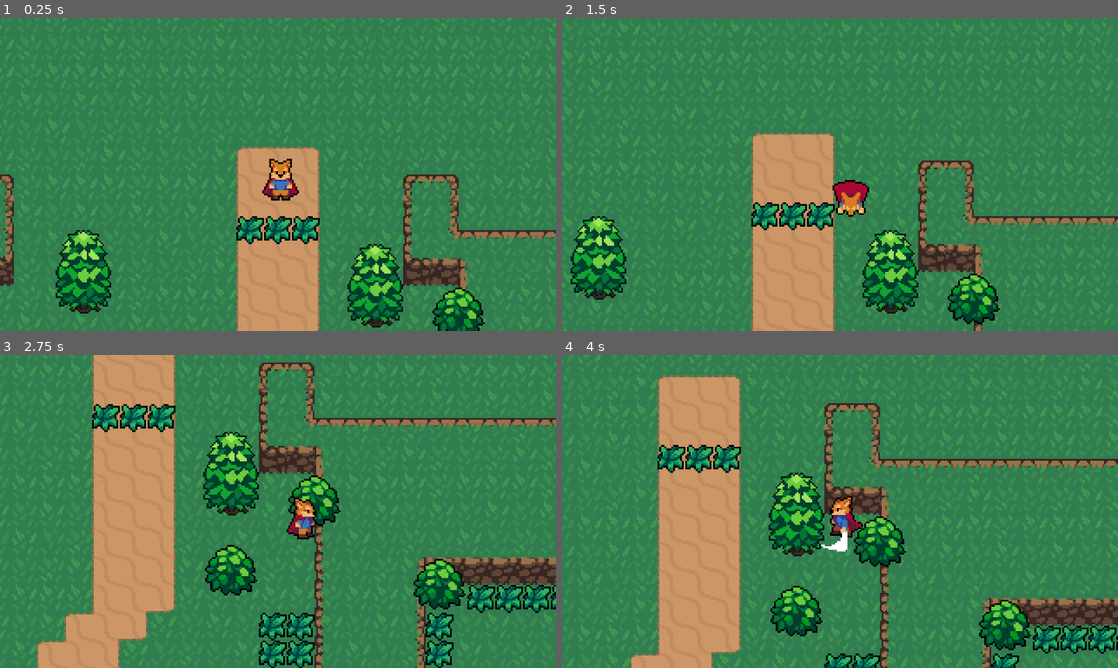
Above: before the commit, frames 1-4 (two rows, left to right).
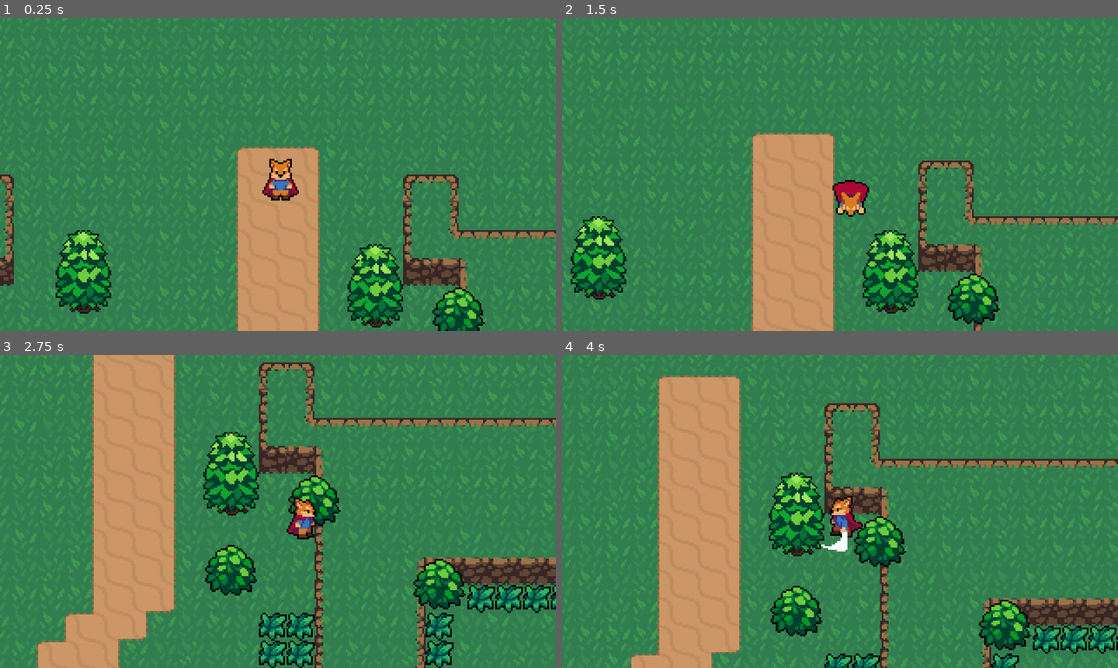
Above: after the commit, the same moments.

Repository: aryanscodingden/BladeBound
Game: Godot game, scene res://world.tscn
The game is run twice, just before and just after one commit, with the same random seed, the same clock (stepped at 60 frames per second) and the same inputs.
Inputs:
- Up to frame 1 (0.25 s): no input
- Up to frame 2 (1.5 s): tap Enter at 0.5 s; hold D (move_right) 0.53-1.28 s; tap J (attack) at 0.6 s; hold S (move_down) from 1.28 s (still down); tap K (roll) at 1.35 s
- Up to frame 3 (2.75 s): release S (move_down) at 2.03 s; hold D (move_right) from 2.03 s (still down); tap Alt at 2.1 s
- Up to frame 4 (4 s): release D (move_right) at 2.78 s; hold W (move_up) 2.78-3.53 s; tap Shift at 2.85 s; hold A (move_left) from 3.53 s (still down); tap J (attack) at 3.6 s

The runs differ from the first frame. In frame 1, 1.0% of the frame differs, in the area x 42-58%, y 63-73%; in frame 2, 1.0%; in frame 3, 1.1%, in the area x 16-32%, y 15-25%; in frame 4, 1.1%.

Commit message:
New bat enemy created\

Diff:
--- /dev/null
+++ b/enemies/bat_enemy.gd
@@ -0,0 +1,11 @@
+extends CharacterBody2D
+
+@onready var sprite_2d: Sprite2D = $Sprite2D
+@onready var animation_tree: AnimationTree = $AnimationTree
+@onready var playback = animation_tree.get("parameters/StateMachine/playback") as AnimationNodeStateMachinePlayback
+
+func _physics_process(delta: float) -> void:
+	var state = playback.get_current_node()
+	match state:
+		"Idle": pass
+		"Chase": pass
--- /dev/null
+++ b/enemies/bat_enemy.tscn
@@ -0,0 +1,104 @@
+[gd_scene load_steps=15 format=3 uid="uid://colrmviavkp8y"]
+
+[ext_resource type="Script" uid="uid://bjvl0vyastnh8" path="res://enemies/bat_enemy.gd" id="1_5gx0a"]
+[ext_resource type="Texture2D" uid="uid://1aoe5e3ooxml" path="res://enemies/bat.png" id="1_e7gs6"]
+[ext_resource type="Texture2D" uid="uid://cuq66us1fgsog" path="res://shadows/small_shadow.png" id="2_5gx0a"]
+
+[sub_resource type="CircleShape2D" id="CircleShape2D_erta8"]
+radius = 5.0
+
+[sub_resource type="Animation" id="Animation_5gx0a"]
+length = 0.001
+tracks/0/type = "value"
+tracks/0/imported = false
+tracks/0/enabled = true
+tracks/0/path = NodePath("../Sprite2D:frame")
+tracks/0/interp = 1
+tracks/0/loop_wrap = true
+tracks/0/keys = {
+"times": PackedFloat32Array(0),
+"transitions": PackedFloat32Array(1),
+"update": 1,
+"values": [0]
+}
+
+[sub_resource type="Animation" id="Animation_e7gs6"]
+resource_name = "fly"
+length = 0.5
+loop_mode = 1
+step = 0.1
+tracks/0/type = "value"
+tracks/0/imported = false
+tracks/0/enabled = true
+tracks/0/path = NodePath("../Sprite2D:frame")
+tracks/0/interp = 1
+tracks/0/loop_wrap = true
+tracks/0/keys = {
+"times": PackedFloat32Array(0, 0.1, 0.2, 0.3, 0.4),
+"transitions": PackedFloat32Array(1, 1, 1, 1, 1),
+"update": 1,
+"values": [0, 1, 2, 3, 4]
+}
+
+[sub_resource type="AnimationLibrary" id="AnimationLibrary_grp10"]
+_data = {
+&"RESET": SubResource("Animation_5gx0a"),
+&"fly": SubResource("Animation_e7gs6")
+}
+
+[sub_resource type="AnimationNodeAnimation" id="AnimationNodeAnimation_5gx0a"]
+animation = &"fly"
+
+[sub_resource type="AnimationNodeAnimation" id="AnimationNodeAnimation_e7gs6"]
+animation = &"fly"
+
+[sub_resource type="AnimationNodeStateMachineTransition" id="AnimationNodeStateMachineTransition_grp10"]
+advance_mode = 2
+
+[sub_resource type="AnimationNodeStateMachineTransition" id="AnimationNodeStateMachineTransition_e7gs6"]
+
+[sub_resource type="AnimationNodeStateMachineTransition" id="AnimationNodeStateMachineTransition_5gx0a"]
+
+[sub_resource type="AnimationNodeStateMachine" id="AnimationNodeStateMachine_5gx0a"]
+states/Chase/node = SubResource("AnimationNodeAnimation_5gx0a")
+states/Chase/position = Vector2(403, 170)
+states/Idle/node = SubResource("AnimationNodeAnimation_e7gs6")
+states/Idle/position = Vector2(403, 100)
+transitions = ["Start", "Idle", SubResource("AnimationNodeStateMachineTransition_grp10"), "Idle", "Chase", SubResource("AnimationNodeStateMachineTransition_e7gs6"), "Chase", "Idle", SubResource("AnimationNodeStateMachineTransition_5gx0a")]
+graph_offset = Vector2(-146, -24)
+
+[sub_resource type="AnimationNodeBlendTree" id="AnimationNodeBlendTree_grp10"]
+graph_offset = Vector2(-220, 7)
+nodes/StateMachine/node = SubResource("AnimationNodeStateMachine_5gx0a")
+nodes/StateMachine/position = Vector2(20, 100)
+node_connections = [&"output", 0, &"StateMachine"]
+
+[node name="BatEnemy" type="CharacterBody2D"]
+script = ExtResource("1_5gx0a")
+
+[node name="Sprite2D" type="Sprite2D" parent="."]
+position = Vector2(56, 0)
+texture = ExtResource("1_e7gs6")
+offset = Vector2(0, -5)
+hframes = 5
+
+[node name="ShadowSprite2D" type="Sprite2D" parent="."]
+show_behind_parent = true
+position = Vector2(56, 0)
+texture = ExtResource("2_5gx0a")
+
+[node name="CollisionShape2D" type="CollisionShape2D" parent="."]
+position = Vector2(56, -3)
+shape = SubResource("CircleShape2D_erta8")
+
+[node name="AnimationPlayer" type="AnimationPlayer" parent="."]
+root_node = NodePath("../ShadowSprite2D")
+libraries = {
+&"": SubResource("AnimationLibrary_grp10")
+}
+
+[node name="AnimationTree" type="AnimationTree" parent="."]
+root_node = NodePath("../ShadowSprite2D")
+tree_root = SubResource("AnimationNodeBlendTree_grp10")
+advance_expression_base_node = NodePath("..")
+anim_player = NodePath("../AnimationPlayer")
--- a/world.tscn
+++ b/world.tscn
@@ -7,6 +7,7 @@
 [ext_resource type="PackedScene" uid="uid://bkmjvllexmsh1" path="res://world/tree.tscn" id="4_aqk2v"]
 [ext_resource type="PackedScene" uid="uid://d0umi2xqi0bt4" path="res://world/bush.tscn" id="6_dwbse"]
 [ext_resource type="PackedScene" uid="uid://bjgeiy3x3xt2n" path="res://world/grass.tscn" id="7_pkg7o"]
+[ext_resource type="PackedScene" uid="uid://colrmviavkp8y" path="res://enemies/bat_enemy.tscn" id="8_gbfbk"]
 
 [node name="World" type="Node2D"]
 y_sort_enabled = true
@@ -110,9 +111,6 @@
 [node name="Grass4" parent="." instance=ExtResource("7_pkg7o")]
 position = Vector2(56, 72)
 
-[node name="Grass43" parent="." instance=ExtResource("7_pkg7o")]
-position = Vector2(232, 0)
-
 [node name="Grass5" parent="." instance=ExtResource("7_pkg7o")]
 position = Vector2(40, 88)
 
@@ -176,12 +174,6 @@
 [node name="Grass36" parent="." instance=ExtResource("7_pkg7o")]
 position = Vector2(72, 56)
 
-[node name="Grass45" parent="." instance=ExtResource("7_pkg7o")]
-position = Vector2(264, 0)
-
-[node name="Grass44" parent="." instance=ExtResource("7_pkg7o")]
-position = Vector2(248, 0)
-
 [node name="Grass37" parent="." instance=ExtResource("7_pkg7o")]
 position = Vector2(72, 40)
 
@@ -238,3 +230,9 @@
 
 [node name="Grass20" parent="." instance=ExtResource("7_pkg7o")]
 position = Vector2(496, 104)
+
+[node name="BatEnemy" parent="." instance=ExtResource("8_gbfbk")]
+position = Vector2(32, 168)
+
+[node name="BatEnemy2" parent="." instance=ExtResource("8_gbfbk")]
+position = Vector2(312, 224)
Not shown, added: enemies/bat_enemy.gd.uid
Not shown: 1 places in world.tscn that only renumber resources
